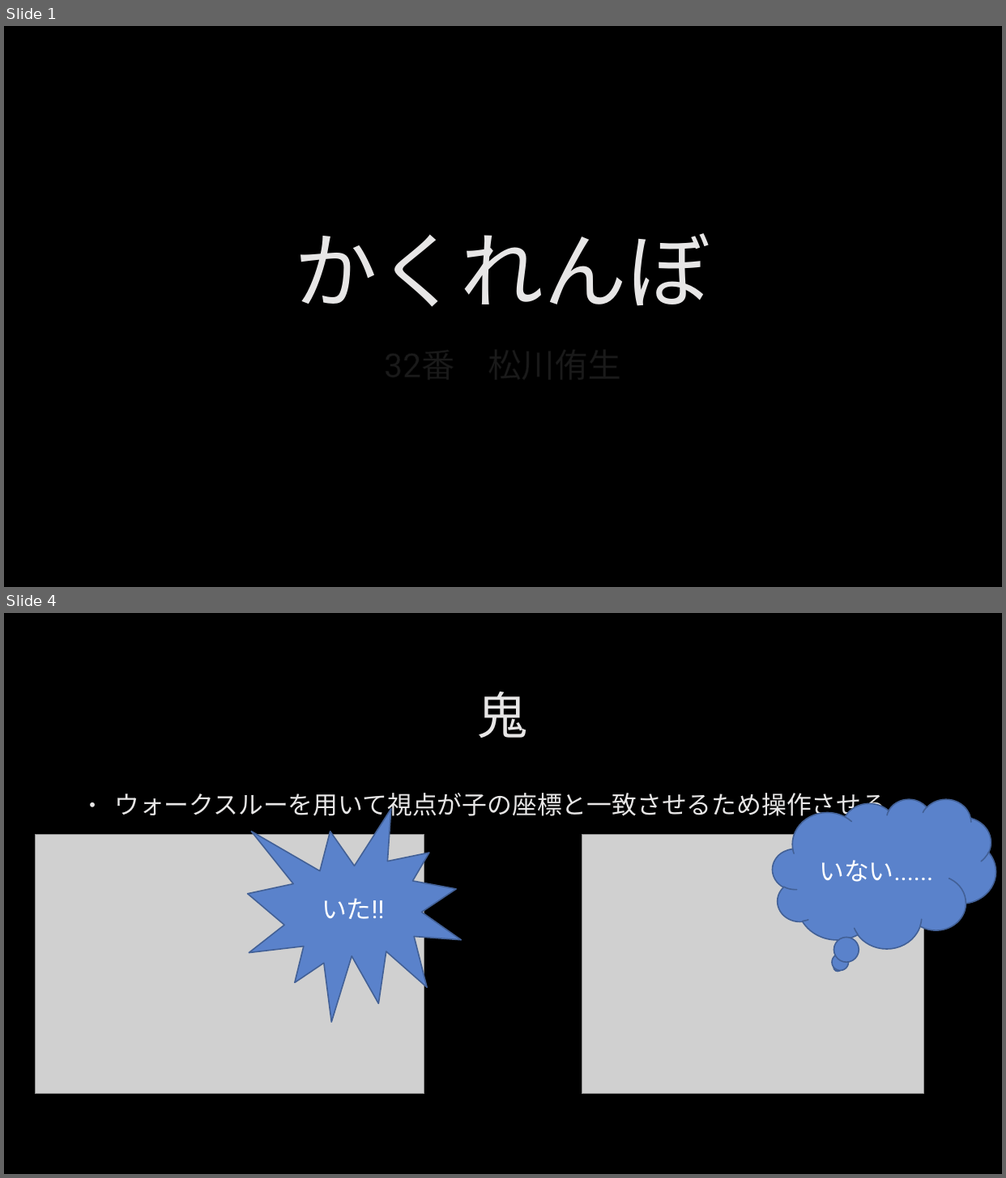
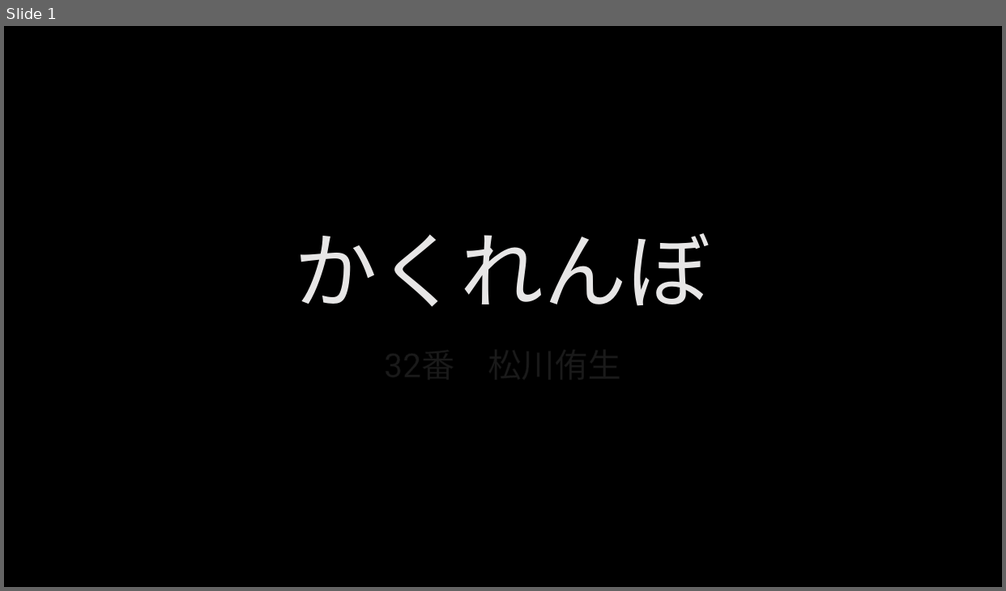
Before and after one commit to hamukawa0406/CG, a slide deck: freeProduction.pptx. Shown one above the other, each under a label of ours: slides 1 and 4 before the commit, slide 1 after it; the slides between them are not shown. The pictures are 1006x1178 and 1006x591 pixels, drawn with LibreOffice and Linux fonts; fonts in the diff are those of the drawing; grey boxes stand for pictures; background and template pictures are left out. Boxes give left, top, right and bottom in pixels: in the first picture for what was removed or moved away, otherwise in the second. Text is boxed around its words. In the diff, an @@ line names an element or a change of style, - is before the commit and + after.

```diff
--- a/freeProduction.pptx
+++ b/freeProduction.pptx
@@ slide 4 removed at [4, 613, 1002, 1174], background picture (left out) @@
@@ title removed at [478, 692, 528, 738] @@
-鬼
@@ text removed at [114, 793, 886, 821] @@
-• ウォークスルーを用いて視点が子の座標と一致させるため操作させる
@@ thought cloud removed at [773, 798, 996, 948] @@
-いない......
@@ irregular seal removed at [247, 809, 461, 1023] @@
-いた!!
@@ picture removed at [36, 835, 424, 1094] @@
@@ picture removed at [582, 835, 924, 1094] @@
```
Also in this commit, not shown: 3 slides changed, 3 slides added, 3 other slides removed, 20 other files.
